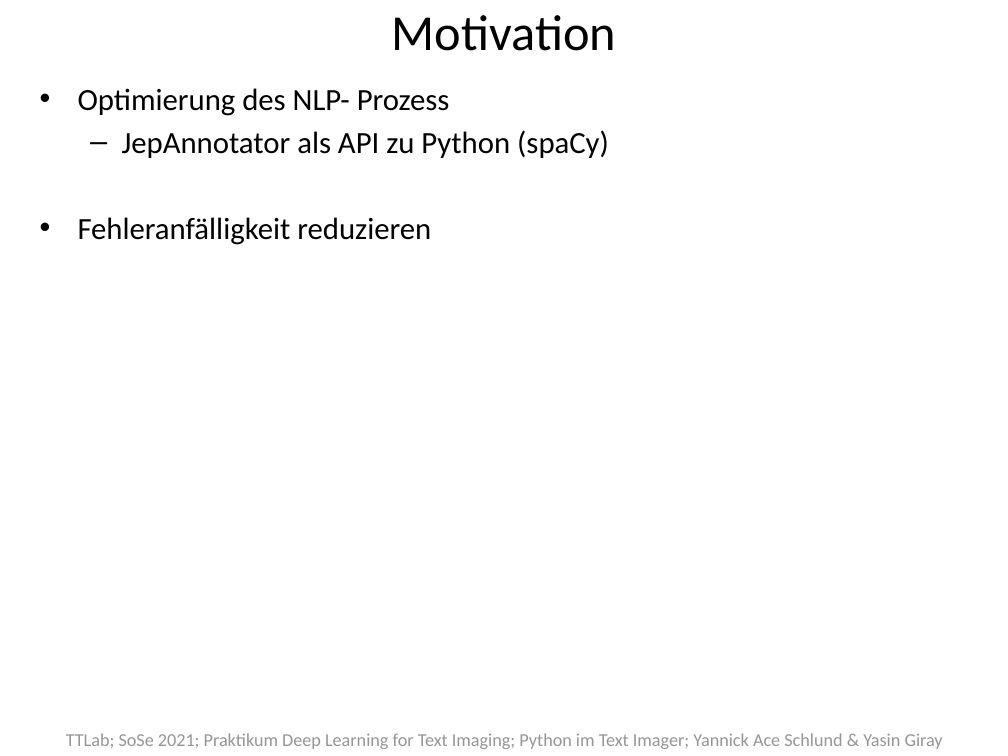
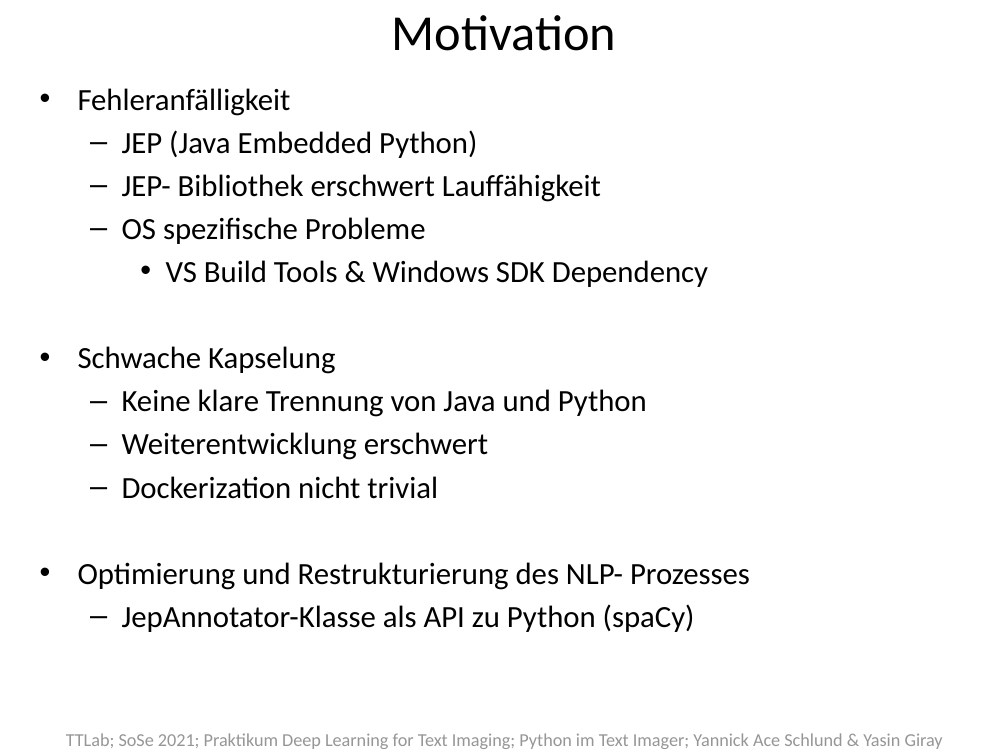
Before and after one commit to texttechnologylab/textimager-uima, a slide deck: slide 3 of Tex Docu/Präsi/Textimager PP.pptx. Drawn at 1008x756 pixels with LibreOffice and Linux fonts; fonts in the diff are those of the drawing. Boxes give left, top, right and bottom in pixels: in the first picture for what was removed or moved away, otherwise in the second. Text is boxed around its words. In the diff, an @@ line names an element or a change of style, - is before the commit and + after.

```diff
--- a/Tex Docu/Präsi/Textimager PP.pptx
+++ b/Tex Docu/Präsi/Textimager PP.pptx
@@ text at box(78, 88, 750, 632): text changed @@
-• Optimierung des NLP- Prozess
-  – JepAnnotator als API zu Python (spaCy)
-• Fehleranfälligkeit reduzieren
+• Fehleranfälligkeit
+  – JEP (Java Embedded Python)
+  – JEP- Bibliothek erschwert Lauffähigkeit
+  – OS spezifische Probleme
+    • VS Build Tools & Windows SDK Dependency
+• Schwache Kapselung
+  – Keine klare Trennung von Java und Python
+  – Weiterentwicklung erschwert
+  – Dockerization nicht trivial
+• Optimierung und Restrukturierung des NLP- Prozesses
+  – JepAnnotator-Klasse als API zu Python (spaCy)
```
Also in this commit, not shown: 7 other slides changed, 7 slides added, 1 slide removed.
